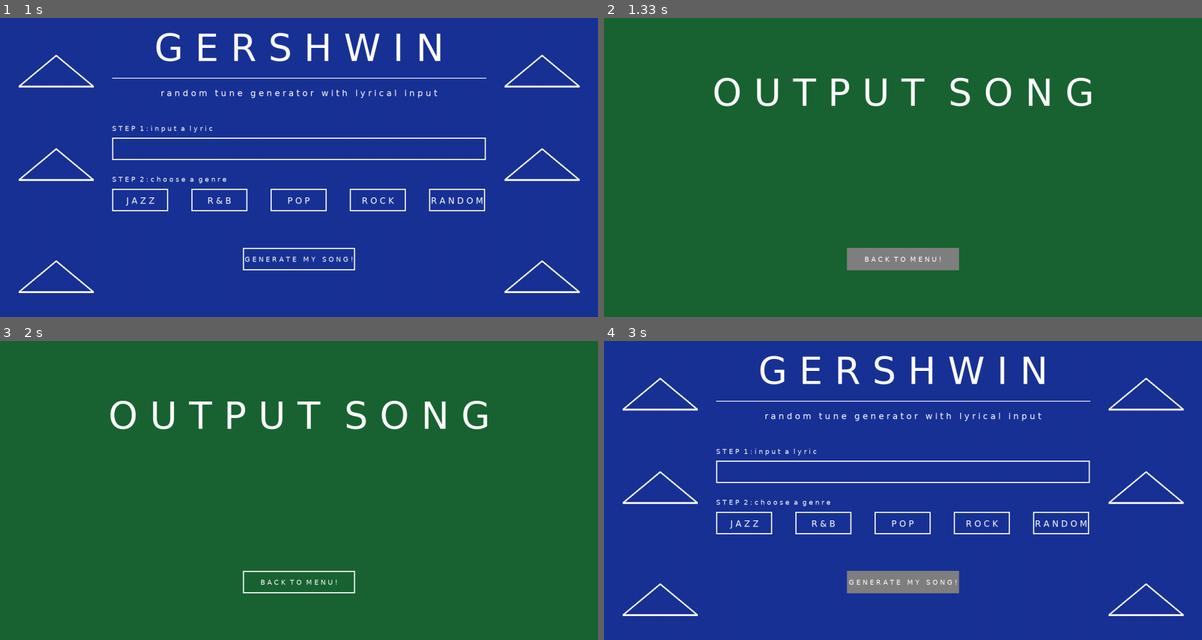
Above: before the commit, frames 1-4 (two rows, left to right).
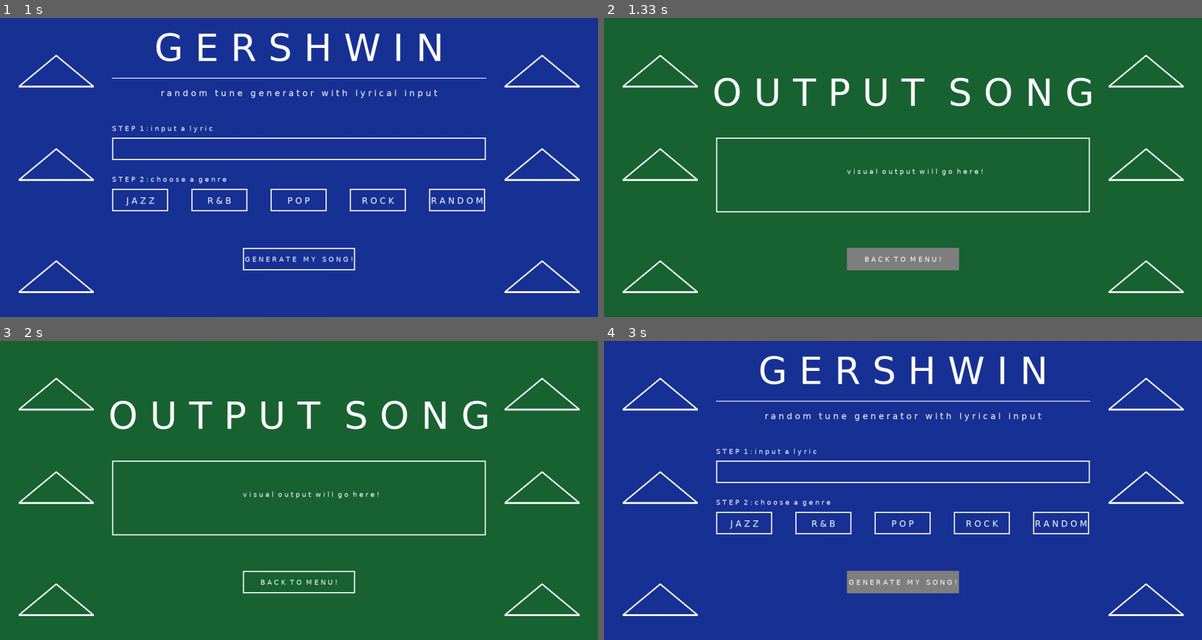
Above: after the commit, the same moments.

Repository: sd19spring/GERSHWIN
Game: pygame game, started from framework.py
The game is run twice, just before and just after one commit, with the same random seed, the same clock (stepped at 60 frames per second) and the same inputs.
Inputs (mouse positions are in pixels of both pictures, inside the frame that each line leads up to):
- Up to frame 1 (1 s): click "J A Z Z" at 0.38 s; click (304, 185) at 0.72 s
- Up to frame 2 (1.33 s): click "G E N E R A T E M Y S O N G !" at 1.05 s
- Up to frame 3 (2 s): click (520, 595) at 1.38 s
- Up to frame 4 (3 s): click "B A C K T O M E N U !" at 2.72 s

Frame 1 is identical in both runs. In frame 2, 2.2% of the frame differs, in the area x 3-97%, y 12-92%; in frame 3, 2.2%; in frame 4, nothing differs.

Commit message:
Deleted unneeded function, added output decoration

Diff:
--- a/framework.py
+++ b/framework.py
@@ -69,27 +69,6 @@
         if event.type == pygame.QUIT:
             quittin_time = True
     return quittin_time
-
-def check_click(scene, events):
-    """
-    Check for a click and when something is clicked check to see what it clicked
-    on and call that items ClickedAction()
-    """
-    for event in events:
-        #print("event")
-            # Maybe this should be moved to Scene, so the game doesn't need
-            # to know about this logic.
-        #printline to check if this is being called
-        if event.type == pygame.MOUSEBUTTONDOWN:
-            # Buttons in the Scene are drawn first-to-last, so when two Buttons
-            # overlap, the last one is displayed. We want to check for clicks
-            # last-to-first, so you only click on the top Button.
-            Buttons = scene.list_Buttons()[::-1]
-            for Button in Buttons:
-                #print("Checking Button {}".format(Button.imgname))
-                if Button.check_click():
-                    # Only click one Button
-                    break
 
 class Scene():
     """
@@ -235,6 +214,12 @@
         step3 = smallfont.render('B A C K  T O  M E N U !', True, white)
         s3_rect = step3.get_rect(center=(s_width/2, s_height/1.24))
         screen.blit(step3,s3_rect)
+
+        make_shapes(screen)
+
+        pygame.draw.rect(screen,white,[300, s_height/2.5,1000,200],3)
+        out = smallfont.render('v i s u a l  o u t p u t  w i l l  g o  h e r e !', True, white)
+        screen.blit(out,(650,s_height/2))
 
 class Button():
     '''
